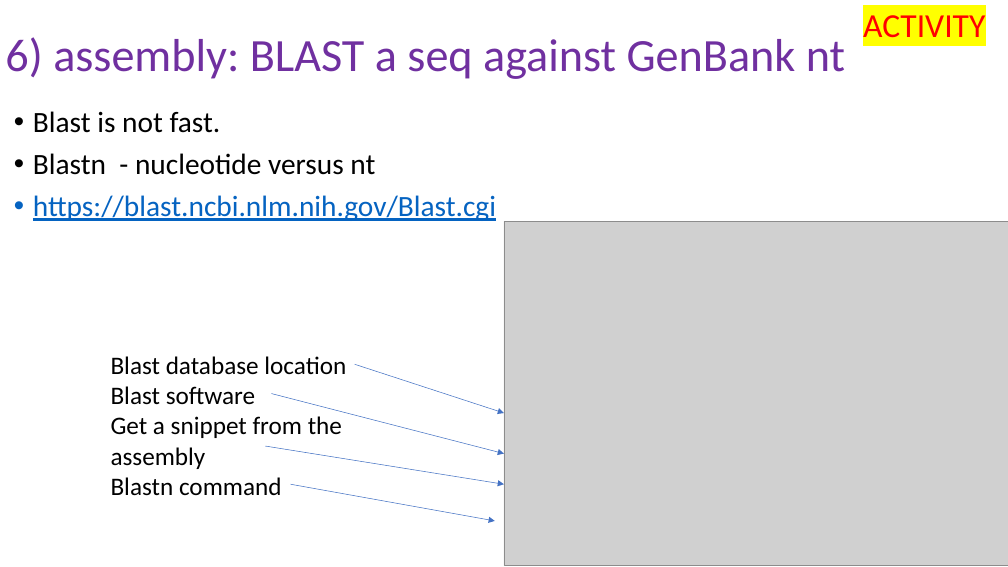
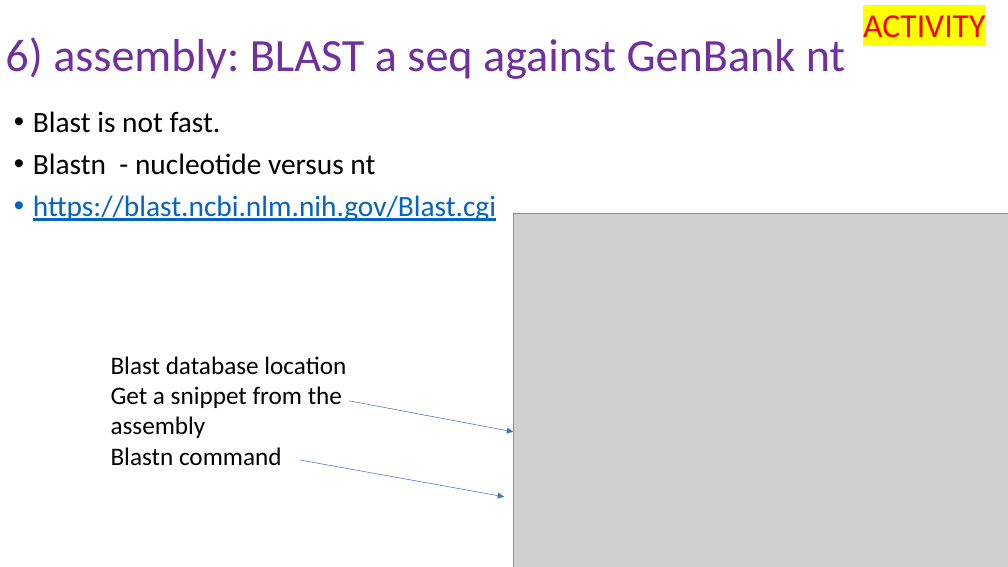
Before and after one commit to peterthorpe5/genome_assembly_workshop, a slide deck: slide 32 of powerpoint/6_assembly.pptx. Drawn at 1008x567 pixels with LibreOffice and Linux fonts; fonts in the diff are those of the drawing; grey boxes stand for pictures. Boxes give left, top, right and bottom in pixels: in the first picture for what was removed or moved away, otherwise in the second. Text is boxed around its words. In the diff, an @@ line names an element or a change of style, - is before the commit and + after.

```diff
--- a/powerpoint/6_assembly.pptx
+++ b/powerpoint/6_assembly.pptx
@@ picture: place and size @@
-picture at [504, 222, 1008, 566]
+picture at [513, 214, 1008, 567]
@@ text at [111, 386, 255, 405]: paragraph removed @@
-Blast software
@@ arrow removed from (355, 364) to (504, 413) @@
@@ arrow removed from (271, 394) to (504, 454) @@
@@ arrow moved from (265, 446) - (504, 485) to (349, 401) - (513, 432) @@
@@ arrow moved from (291, 485) - (495, 521) to (300, 460) - (504, 497) @@
```
Also in this commit, not shown: 12 other slides changed, 23 other files.
